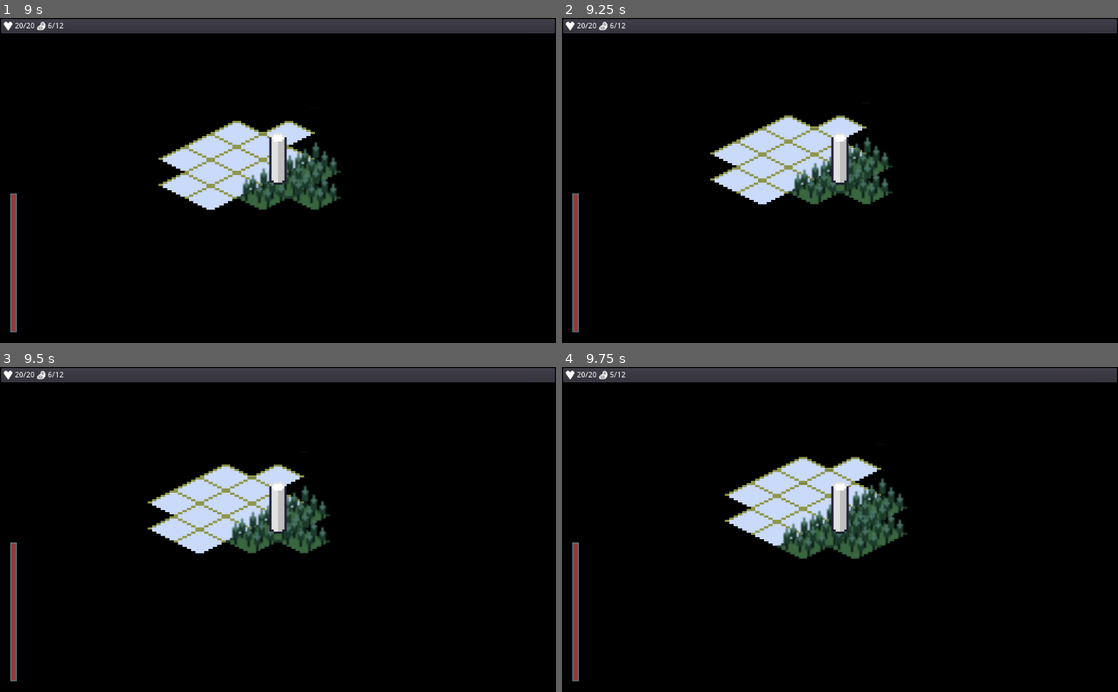
Above: before the commit, frames 1-4 (two rows, left to right).
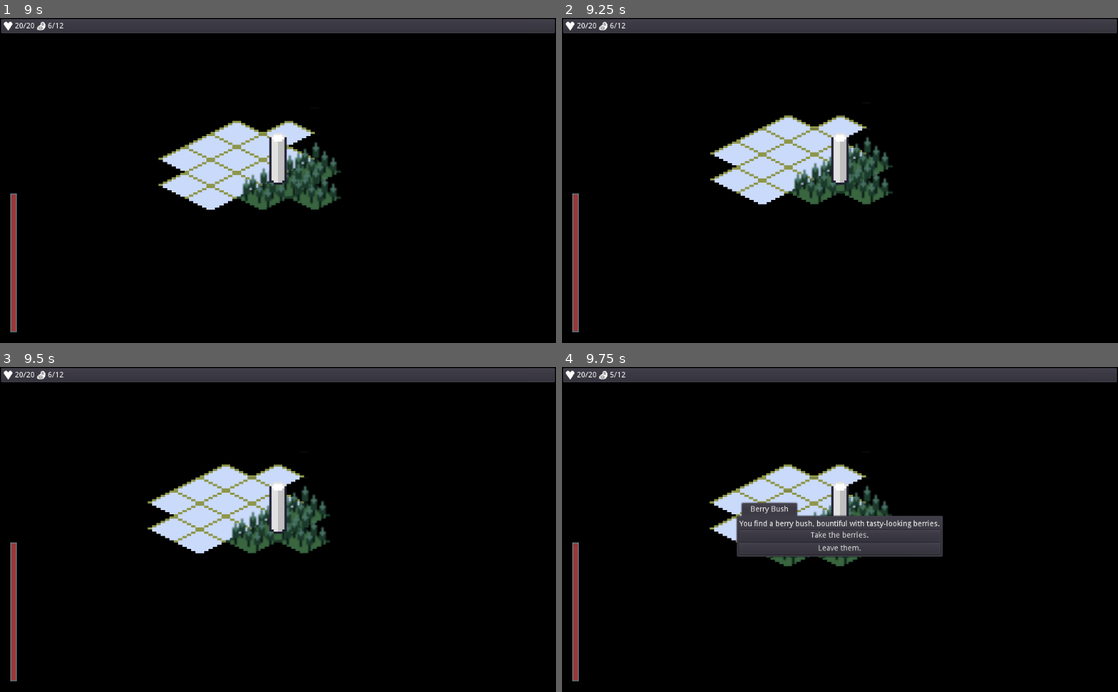
Above: after the commit, the same moments.

Repository: ZeeHatcher/project-forgotten
Game: Godot game, scene res://scenes/start_screen/start_screen.tscn
Same seed, same stepped clock (60 frames per second), same inputs: the game is played once before the commit and once after it.
Inputs (mouse positions are in pixels of both pictures, inside the frame that each line leads up to):
- Up to frame 1 (9 s): tap Enter at 0.5, 5.75 s; move the mouse to (400, 164) at 0.52 s; hold D (move_right) 0.53-1.25 s; click (400, 164) at 0.67 s; click "Start" at 1.25 s; tap Space at 2 s; move the mouse to (166, 196) at 2.02 s; hold S (move_down) 2.03-2.78 s; move the mouse to (333, 109) at 2.77 s; hold D (move_right) 2.78-3.53 s; move the mouse to (250, 245) at 3.52 s; hold W (move_up) 3.53-4.28 s; click (250, 245) at 3.67 s; move the mouse to (444, 229) at 4.27 s; hold A (move_left) 4.28-5.78 s; move the mouse to (111, 131) at 5.02 s; move the mouse to (305, 180) at 5.77 s; hold S (move_down) 5.78-6.53 s; click (305, 180) at 5.92 s; move the mouse to (194, 99) at 6.52 s; hold D (move_right) 6.53-7.28 s; move the mouse to (400, 164) at 7.27 s; hold W (move_up) 7.28-8.03 s; move the mouse to (166, 196) at 8.02 s; hold D (move_right) 8.03-8.78 s; click (166, 196) at 8.17 s; move the mouse to (333, 109) at 8.77 s; hold S (move_down) from 8.78 s (still down)
- Up to frame 2 (9.25 s): keep holding S (move_down)
- Up to frame 3 (9.5 s): keep holding S (move_down)
- Up to frame 4 (9.75 s): move the mouse to (812, 594) at 9.52 s; release S (move_down) at 9.53 s; hold A (move_left) from 9.53 s (still down)

Frames 1-3 are identical in both runs. In frame 4, 7.3% of the frame differs, in the area x 26-69%, y 27-62%.

Commit message:
feat: random events

Diff:
--- /dev/null
+++ b/events/berry_bush.json
@@ -0,0 +1,21 @@
+{
+  "title": "Berry Bush",
+  "pages": [
+    {
+      "description": "You find a berry bush, bountiful with tasty-looking berries.",
+      "choices": [
+        {
+          "description": "Take the berries.",
+          "outcome": {
+            "stats": {
+              "food": 1
+            }
+          }
+        },
+        {
+          "description": "Leave them."
+        }
+      ]
+    }
+  ]
+}
--- /dev/null
+++ b/events/wolf_attack.json
@@ -0,0 +1,39 @@
+{
+  "title": "Wolf Attack",
+  "pages": [
+    {
+      "description": "While walking through the forest, you find yourself surrounded by a pack of wolves.\n\nThey growl while circling you slowly, waiting for their chance to pounce.",
+      "choices": [
+        {
+          "description": "Throw some food and run.",
+          "outcome": {
+            "stats": {
+              "food": -2
+            }
+          },
+          "next_page": 1,
+          "conditions": {
+            "stats": {
+              "food": ">=2"
+            }
+          }
+        },
+        {
+          "description": "Run for it.",
+          "outcome": {
+            "stats": {
+              "health": -4
+            }
+          },
+          "next_page": 2
+        }
+      ]
+    },
+    {
+      "description": "The wolves get distracted by the seemingly tasty treat you've thrown. You take this opportunity to escape."
+    },
+    {
+      "description": "You run for it, but the wolves manage to get a few cuts in before you manage to get away from them."
+    }
+  ]
+}
--- a/main.tscn
+++ b/main.tscn
@@ -14,6 +14,7 @@
 [ext_resource path="res://assets/ui/progress_bar_v.png" type="Texture" id=12]
 [ext_resource path="res://assets/ui/progress_bar_frame.png" type="Texture" id=13]
 [ext_resource path="res://temperature_bar.gd" type="Script" id=14]
+[ext_resource path="res://misc/random_event_tiles.gd" type="Script" id=15]
 [ext_resource path="res://resources/terrain_tileset.tres" type="TileSet" id=16]
 
 [node name="Main" type="Node2D"]
@@ -27,6 +28,11 @@
 cell_y_sort = true
 format = 1
 tile_data = PoolIntArray( -720900, 1, 0, -720899, 1, 0, -720898, 1, 0, -720897, 1, 0, -655365, 1, 0, -655364, 1, 0, -65 …(8240 unchanged characters)…
+script = ExtResource( 15 )
+trigger_chance = 20
+tile_events = {
+"forest": [ "wolf_attack", "berry_bush" ]
+}
 
 [node name="EventTiles" type="TileMap" parent="."]
 mode = 1
@@ -114,8 +120,10 @@
 final_event_name = "ruins"
 
 [connection signal="unfog_cell" from="." to="WorldFog" method="_on_unfog_cell"]
+[connection signal="event_triggered" from="Terrain" to="EventService" method="start_event"]
 [connection signal="event_triggered" from="EventTiles" to="EventService" method="start_event"]
 [connection signal="moved" from="Player" to="." method="_on_Player_moved"]
+[connection signal="moved" from="Player" to="Terrain" method="trigger_event_at"]
 [connection signal="temperature_updated" from="Player" to="CanvasLayer/TemperatureBar" method="_on_Player_temperature_updated"]
 [connection signal="choice_selected" from="CanvasLayer/CenterContainer/EventBoard" to="EventService" method="apply_outcome"]
 [connection signal="event_ended" from="CanvasLayer/CenterContainer/EventBoard" to="EventService" method="end_event"]
--- a/misc/event_service.gd
+++ b/misc/event_service.gd
@@ -21,7 +21,7 @@
 		return
 
 	var event = EventRepository.get_event(event_name)
-	if _completed.has(event):
+	if not event or _completed.has(event):
 		return
 
 	get_tree().paused = true
--- /dev/null
+++ b/misc/random_event_tiles.gd
@@ -0,0 +1,35 @@
+class_name RandomEventTiles
+extends TileMap
+
+
+export(int, 0, 100) var trigger_chance
+export var tile_events := {}
+
+signal event_triggered(event_name)
+
+
+func trigger_event_at(global_pos: Vector2) -> void:
+	if not _can_trigger():
+		return
+
+	var local_position := to_local(global_pos)
+	var map_position := world_to_map(local_position)
+	var tile_id := get_cellv(map_position)
+	var tile_type := tile_set.tile_get_name(tile_id)
+
+	var event_name := _random_event(tile_type)
+	if not event_name:
+		return
+
+	emit_signal("event_triggered", event_name)
+
+
+func _random_event(tile_type: String) -> String:
+	var events: Array = tile_events.get(tile_type, [])
+	events.shuffle()
+	return events.front() if not events.empty() else null
+
+
+func _can_trigger() -> bool:
+	var roll := randi() % 100 + 1
+	return roll <= trigger_chance
--- a/project.godot
+++ b/project.godot
@@ -54,6 +54,11 @@
 "language": "GDScript",
 "path": "res://entities/player/player.gd"
 }, {
+"base": "TileMap",
+"class": "RandomEventTiles",
+"language": "GDScript",
+"path": "res://misc/random_event_tiles.gd"
+}, {
 "base": "Resource",
 "class": "Temperature",
 "language": "GDScript",
@@ -69,6 +74,7 @@
 "Health": "",
 "Inventory": "",
 "Player": "",
+"RandomEventTiles": "",
 "Temperature": ""
 }
 
Not shown: 1 places in main.tscn that only renumber resources
